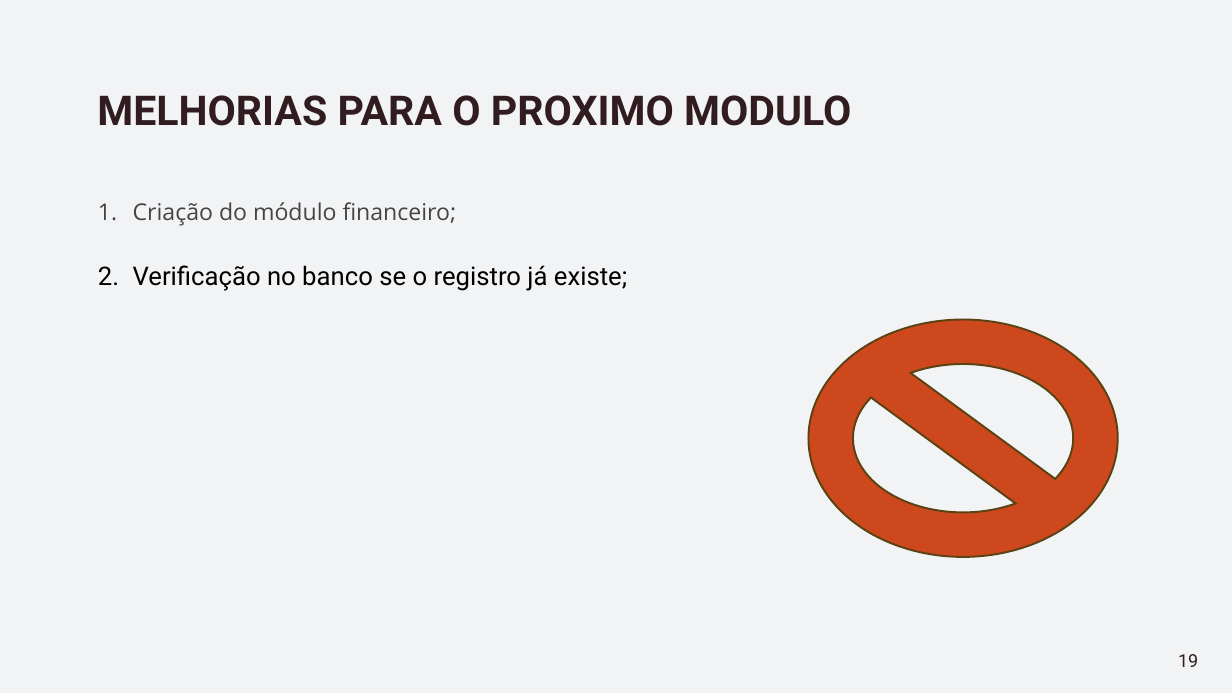
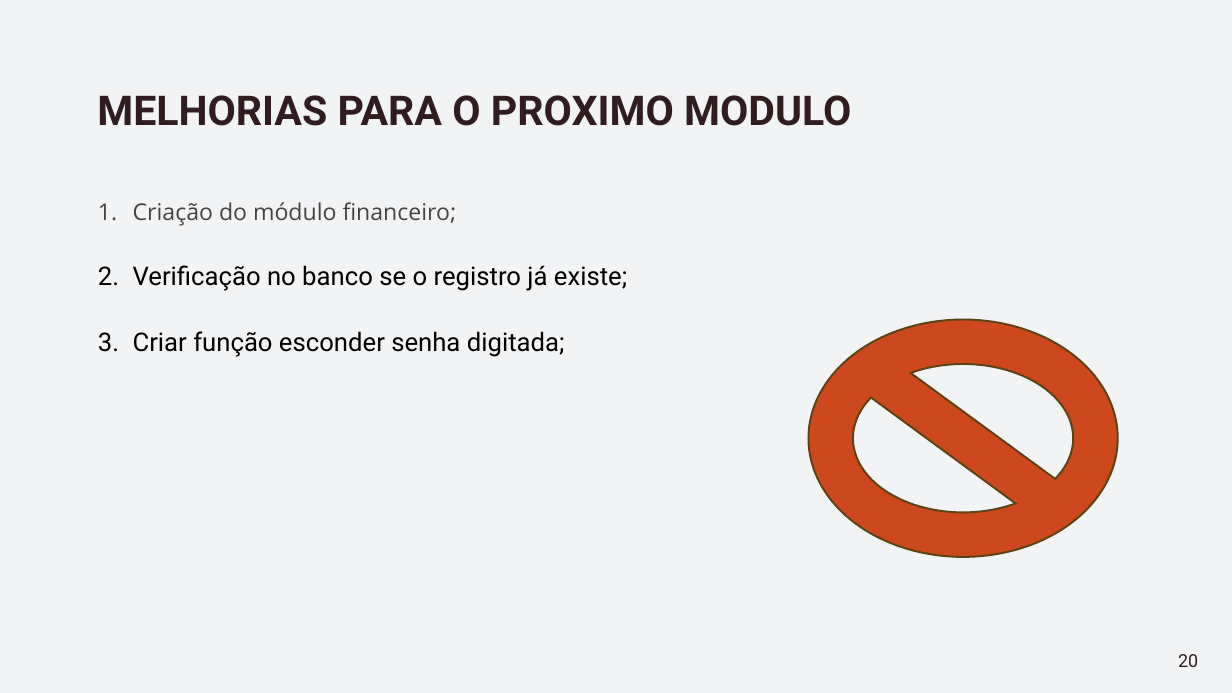
Before and after one commit to eder-ferreira/academia, a slide deck: slide 20 of Documentos/Apresentação -Gestão de Academia.pptx (slide 19 before the commit). Drawn at 1232x693 pixels with LibreOffice and Linux fonts; fonts in the diff are those of the drawing. Boxes give left, top, right and bottom in pixels: in the first picture for what was removed or moved away, otherwise in the second. Text is boxed around its words. In the diff, an @@ line names an element or a change of style, - is before the commit and + after.

```diff
--- a/Documentos/Apresentação -Gestão de Academia.pptx
+++ b/Documentos/Apresentação -Gestão de Academia.pptx
@@ text at bbox=[133, 331, 565, 357]: paragraph added @@
+3. Criar função esconder senha digitada;
@@ page number at bbox=[1178, 654, 1198, 667]: text changed @@
-19
+20
```
Also in this commit, not shown: 1 slide added, 6 other files.
